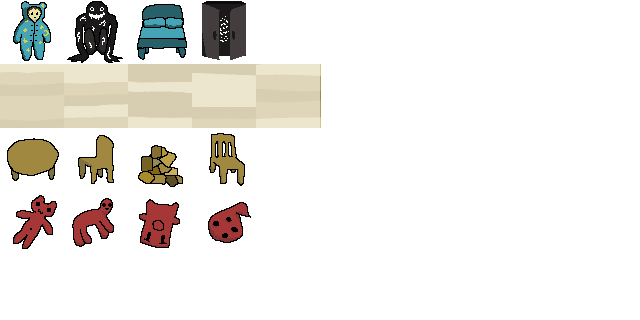
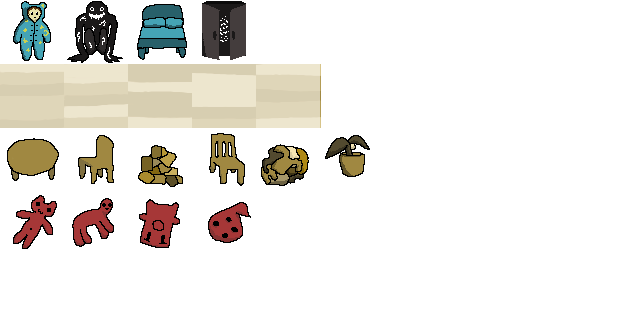
Layered file, before and after one edit (w=640, h=320). Changes by layer:
painted on "Background" over [261, 135, 370, 186]
